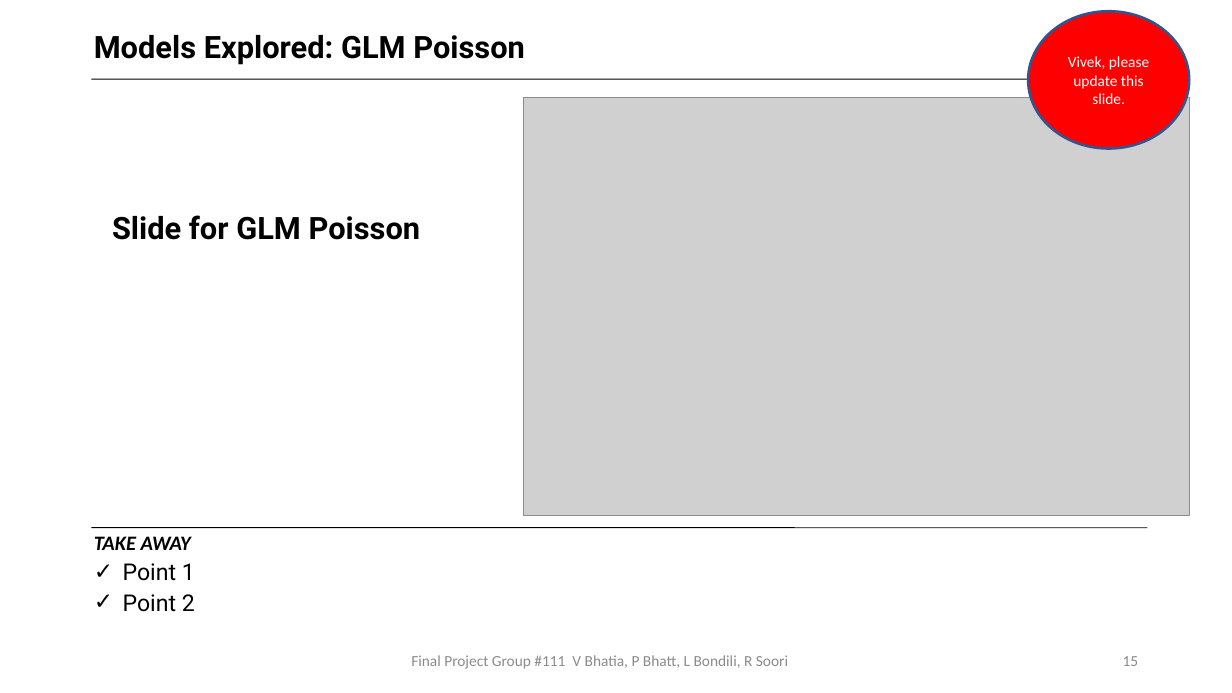
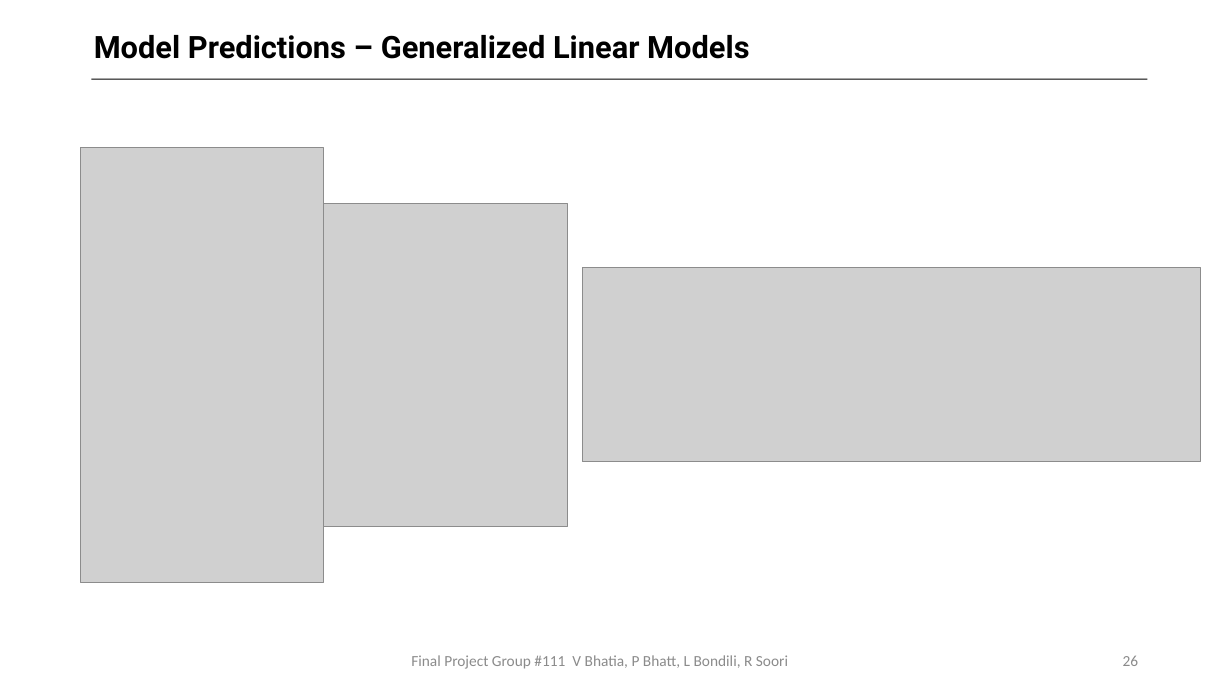
Before and after one commit to bhatiavr/cs109b-final-project-111, a slide deck: slide 26 of docs/Forecasting COVID-19 Cases Using SARS-Cov-2 Titers in Wastewater.pptx (slide 15 before the commit). Drawn at 1232x693 pixels with LibreOffice and Linux fonts; fonts in the diff are those of the drawing; grey boxes stand for pictures. Boxes give left, top, right and bottom in pixels: in the first picture for what was removed or moved away, otherwise in the second. Text is boxed around its words. In the diff, an @@ line names an element or a change of style, - is before the commit and + after.

```diff
--- a/docs/Forecasting COVID-19 Cases Using SARS-Cov-2 Titers in Wastewater.pptx
+++ b/docs/Forecasting COVID-19 Cases Using SARS-Cov-2 Titers in Wastewater.pptx
@@ ellipse removed at box(1029, 11, 1189, 149) @@
-Vivek, please update this slide.
@@ text at box(94, 35, 749, 59): text changed @@
-Models Explored: GLM Poisson
+Model Predictions – Generalized Linear Models
@@ picture removed at box(523, 97, 1189, 516) @@
@@ picture added at box(80, 148, 323, 582) @@
@@ picture added at box(323, 203, 567, 527) @@
@@ text removed at box(112, 215, 421, 240) @@
-Slide for GLM Poisson
@@ picture added at box(582, 268, 1201, 462) @@
@@ line removed from (91, 528) to (1148, 528) @@
@@ text removed at box(94, 536, 195, 612) @@
-TAKE AWAY
-✓ Point 1
-✓ Point 2
@@ page number at box(1123, 655, 1139, 666): text changed @@
-15
+26
```
Also in this commit, not shown: 9 other slides changed, 11 slides added, 3 slides removed, 1 other file.
